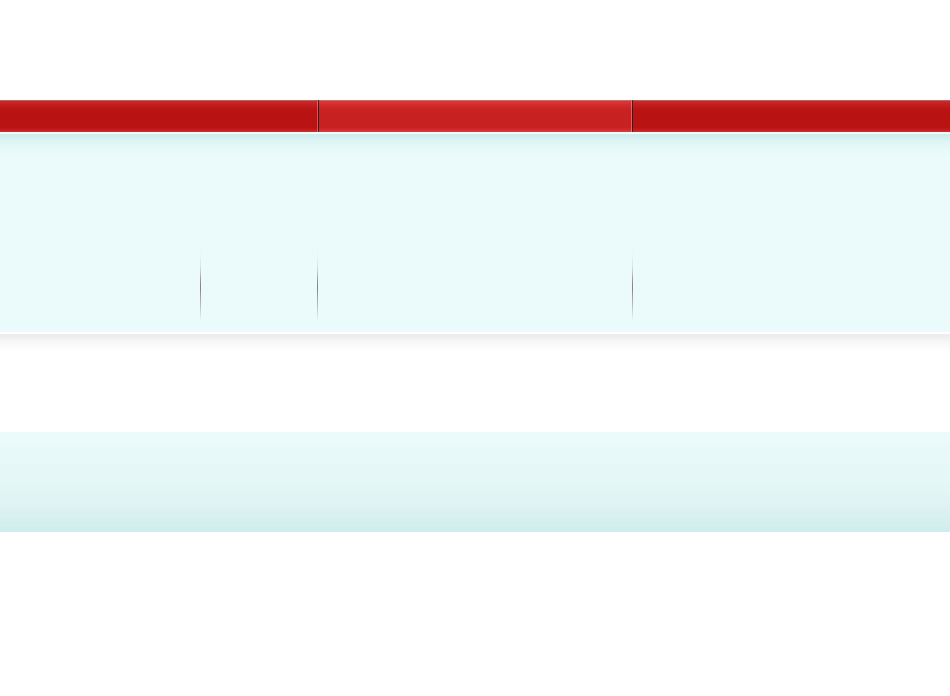
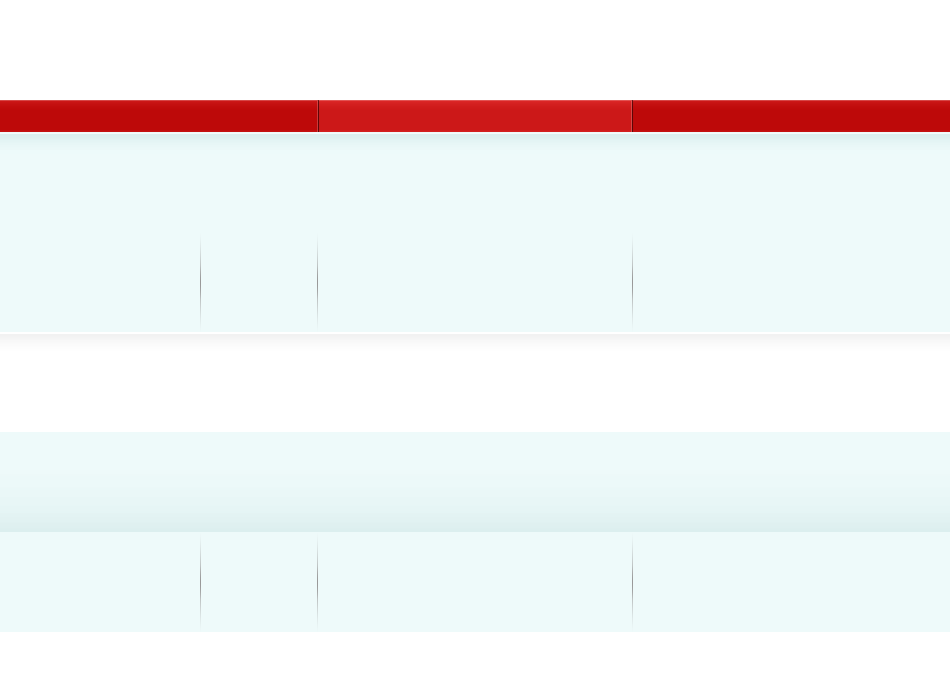
Layers edited between the first and the second (950, 696) image:
painted on "navbar button" over [0, 100, 950, 132]
painted on "navbar" over [0, 100, 950, 132]
painted on "header widgets" over [0, 132, 950, 232]
painted on "header boxes" over [0, 232, 950, 332]
painted on "footer widgets" over [0, 432, 950, 532]
painted on "footer boxes" over [0, 532, 950, 632]
